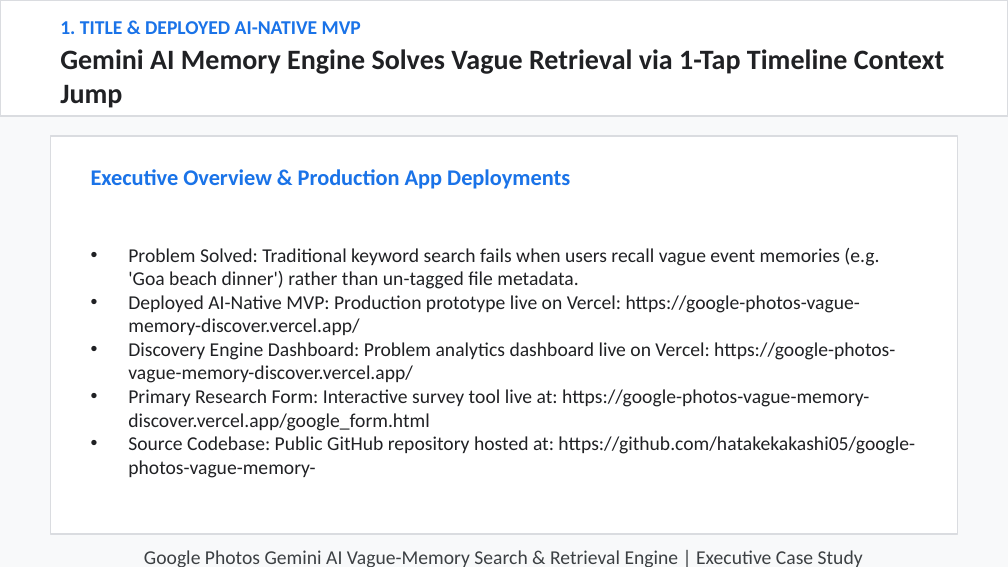
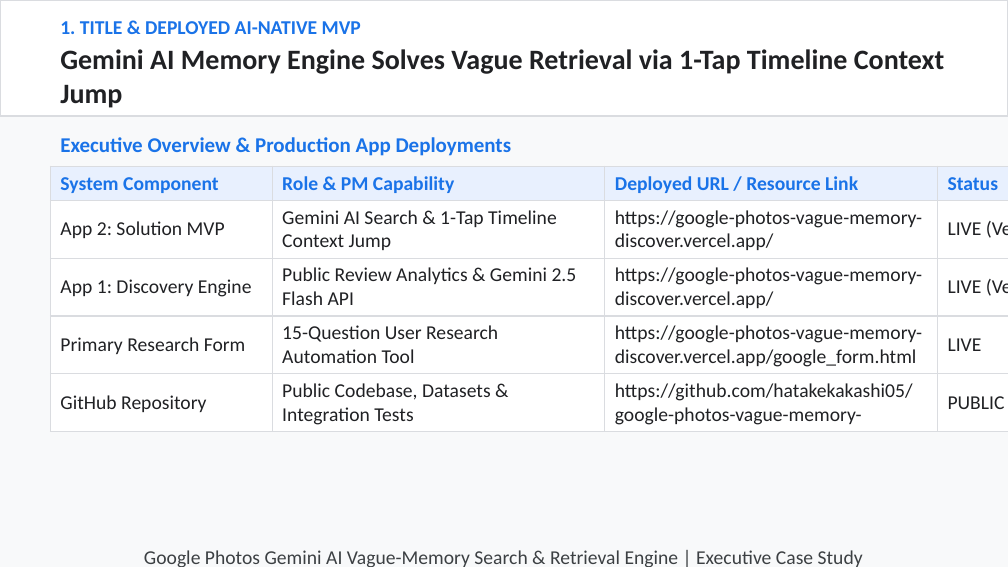
Before and after one commit to hatakekakashi05/google-photos-vague-memory-, a slide deck: slide 1 of output/NL_GooglePhotos.pptx. Drawn at 1008x567 pixels with LibreOffice and Linux fonts; fonts in the diff are those of the drawing. Boxes give left, top, right and bottom in pixels: in the first picture for what was removed or moved away, otherwise in the second. Text is boxed around its words. In the diff, an @@ line names an element or a change of style, - is before the commit and + after.

Commit message:
Generate heavy data-table driven 10-slide presentation deck NL_GooglePhotos.pptx

```diff
--- a/output/NL_GooglePhotos.pptx
+++ b/output/NL_GooglePhotos.pptx
@@ text "Executive Overview & Production App ...": place and size @@
-text "Executive Overview & Production App ..." at (91,169,570,189)
+text "Executive Overview & Production App ..." at (60,137,512,156)
@@ text "Executive Overview & Production App ..." at (60,137,512,156): size 16 to 15 pt @@
@@ rectangle removed at (50,136,958,534) @@
@@ table added at (50,166,1008,429), 5 rows, 4 columns @@
+System Component | Role & PM Capability | Deployed URL / Resource Link | Status
+App 2: Solution MVP | Gemini AI Search & 1-Tap Timeline Context Jump | https://google-photos-vague-memory-discover.vercel.app/ | LIVE (Vercel)
+App 1: Discovery Engine | Public Review Analytics & Gemini 2.5 Flash API | https://google-photos-vague-memory-discover.vercel.app/ | LIVE (Vercel)
+Primary Research Form | 15-Question User Research Automation Tool | https://google-photos-vague-memory-discover.vercel.app/google_form.html | LIVE
+GitHub Repository | Public Codebase, Datasets & Integration Tests | https://github.com/hatakekakashi05/google-photos-vague-memory- | PUBLIC
@@ text removed at (128,248,915,478) @@
-• Problem Solved: Traditional keyword search fails when users recall vague event memories (e.g. 'Goa beach dinner') rather than un-tagged file metadata.
-• Deployed AI-Native MVP: Production prototype live on Vercel: https://google-photos-vague-memory-discover.vercel.app/
-• Discovery Engine Dashboard: Problem analytics dashboard live on Vercel: https://google-photos-vague-memory-discover.vercel.app/
-• Primary Research Form: Interactive survey tool live at: https://google-photos-vague-memory-discover.vercel.app/google_form.html
-• Source Codebase: Public GitHub repository hosted at: https://github.com/hatakekakashi05/google-photos-vague-memory-
```
Also in this commit, not shown: 8 other slides changed, 1 slide added, 1 slide removed, 2 other files.
